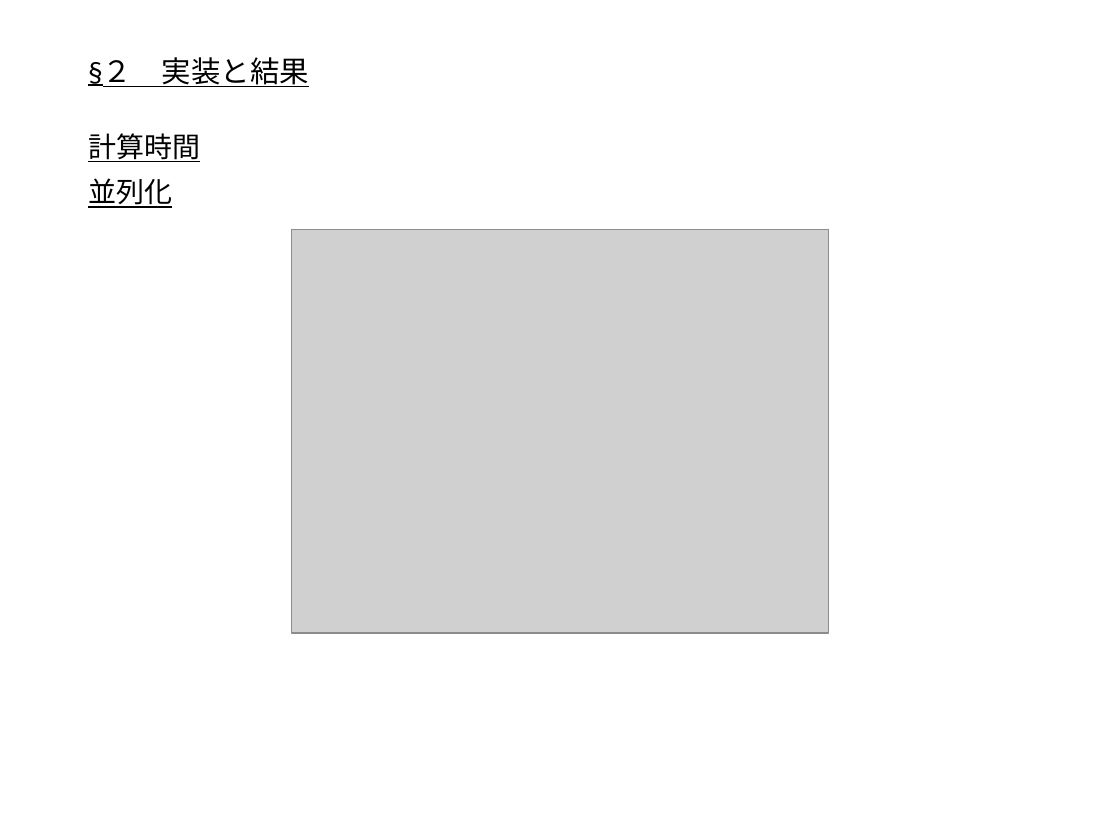
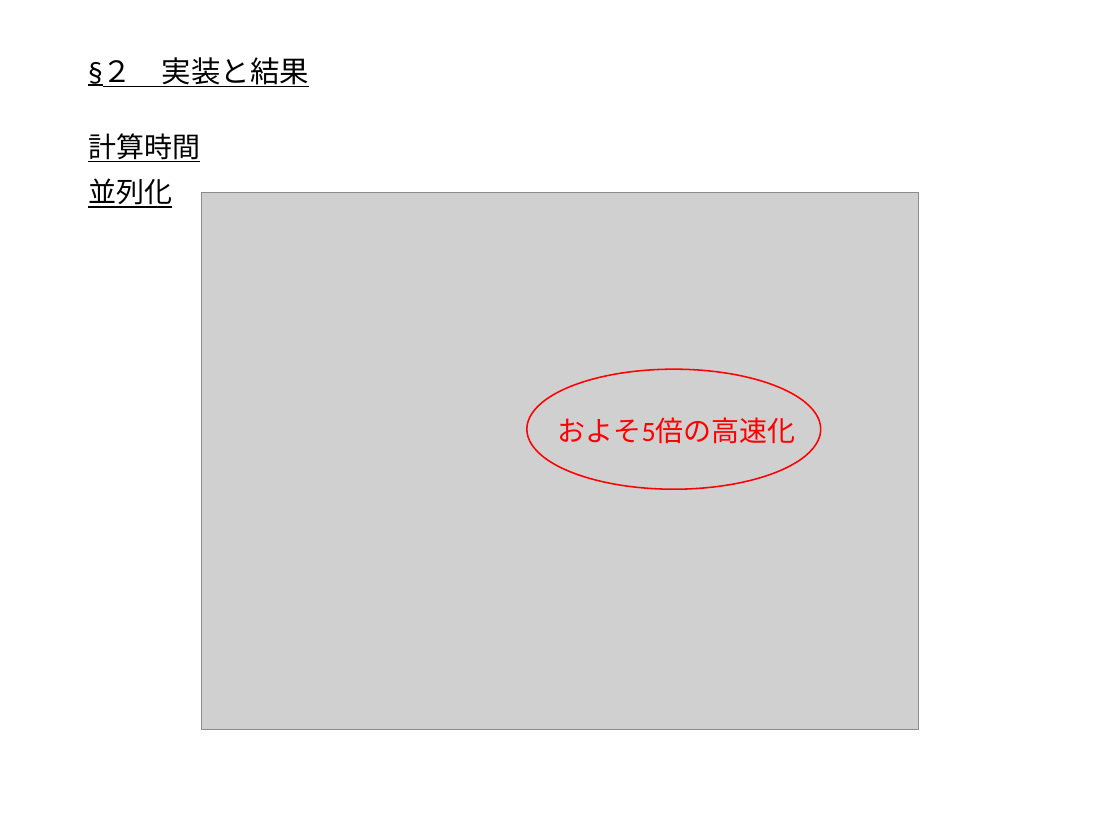
Before and after one commit to outk/graduate_thesis, a slide deck: slide 44 of 量子状態トモグラフィー.pptx (slide 43 before the commit). Drawn at 1120x840 pixels with LibreOffice and Linux fonts; fonts in the diff are those of the drawing; grey boxes stand for pictures. Boxes give left, top, right and bottom in pixels: in the first picture for what was removed or moved away, otherwise in the second. Text is boxed around its words. In the diff, an @@ line names an element or a change of style, - is before the commit and + after.

```diff
--- a/量子状態トモグラフィー.pptx
+++ b/量子状態トモグラフィー.pptx
@@ picture: place and size @@
-picture at (291, 230, 829, 633)
+picture at (202, 193, 918, 730)
@@ ellipse added at (526, 370, 820, 489), outline #FF0000 1 pt @@
@@ text added at (558, 417, 796, 444), 18 pt, text #FF0000 @@
+およそ5倍の高速化
```
Also in this commit, not shown: 7 other slides changed, 3 slides added, 2 slides removed, 2 other files.
